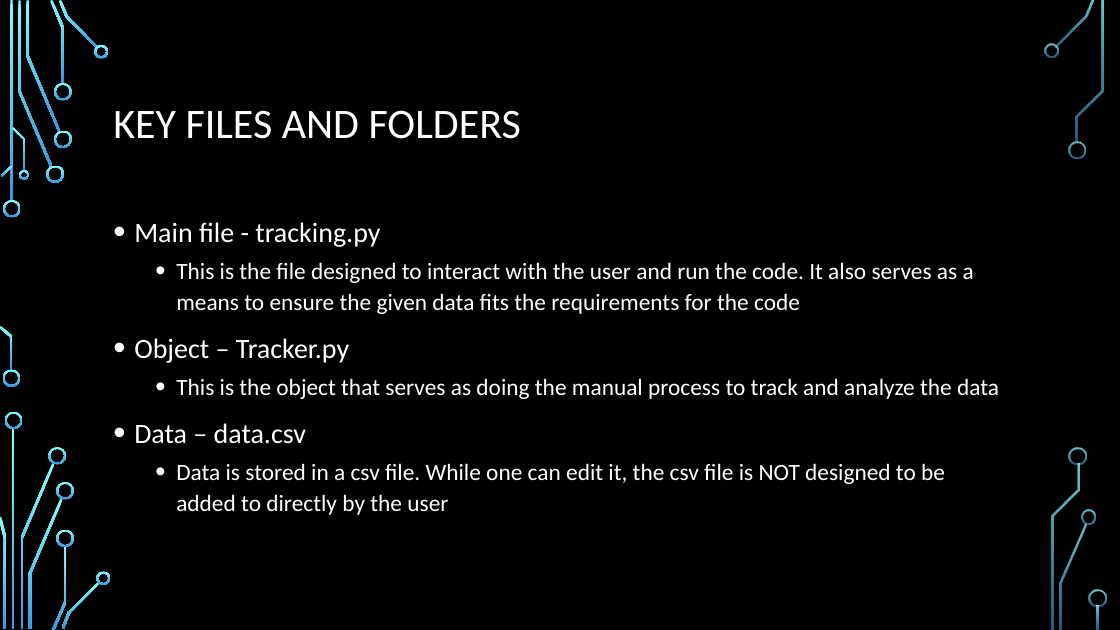
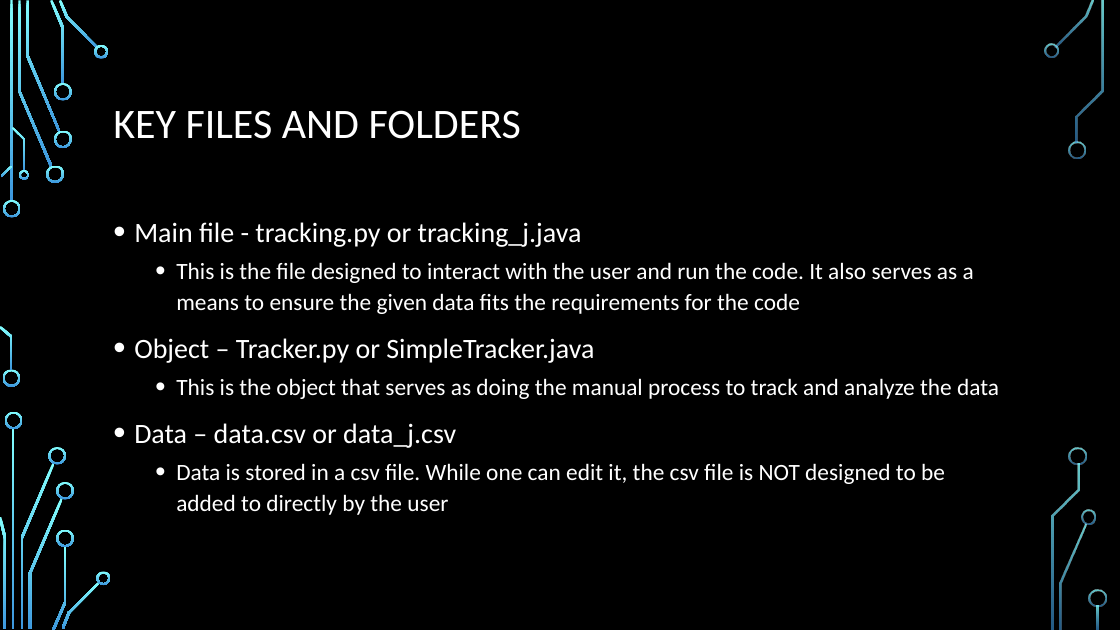
Before and after one commit to teal4lk/Simple-Expense-tracker, a slide deck: slide 3 of Simple Express Tracker Overview.pptx. Drawn at 1120x630 pixels with LibreOffice and Linux fonts; fonts in the diff are those of the drawing; background and template pictures are left out. Boxes give left, top, right and bottom in pixels: in the first picture for what was removed or moved away, otherwise in the second. Text is boxed around its words. In the diff, an @@ line names an element or a change of style, - is before the commit and + after.

Commit message:
updated powerpoint to explain changes and implementation within Java code

```diff
--- a/Simple Express Tracker Overview.pptx
+++ b/Simple Express Tracker Overview.pptx
@@ text at (134,222,582,247): text changed @@
-• Main file - tracking.py
+• Main file - tracking.py or tracking_j.java
@@ text at (134,338,594,363): text changed @@
-• Object – Tracker.py
+• Object – Tracker.py or SimpleTracker.java
@@ text at (134,423,456,448): text changed @@
-• Data – data.csv
+• Data – data.csv or data_j.csv
```
Also in this commit, not shown: 1 other slide changed.
